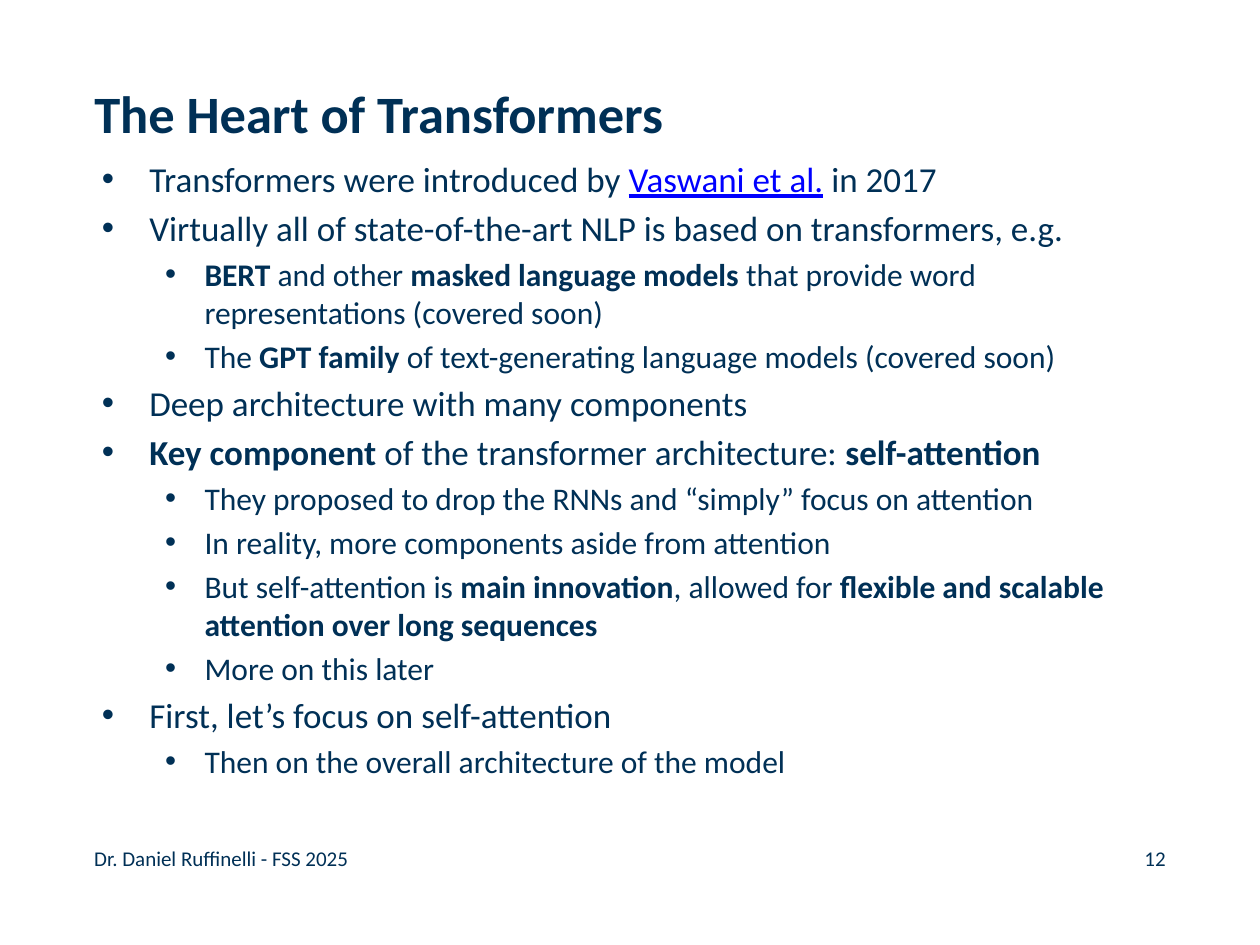
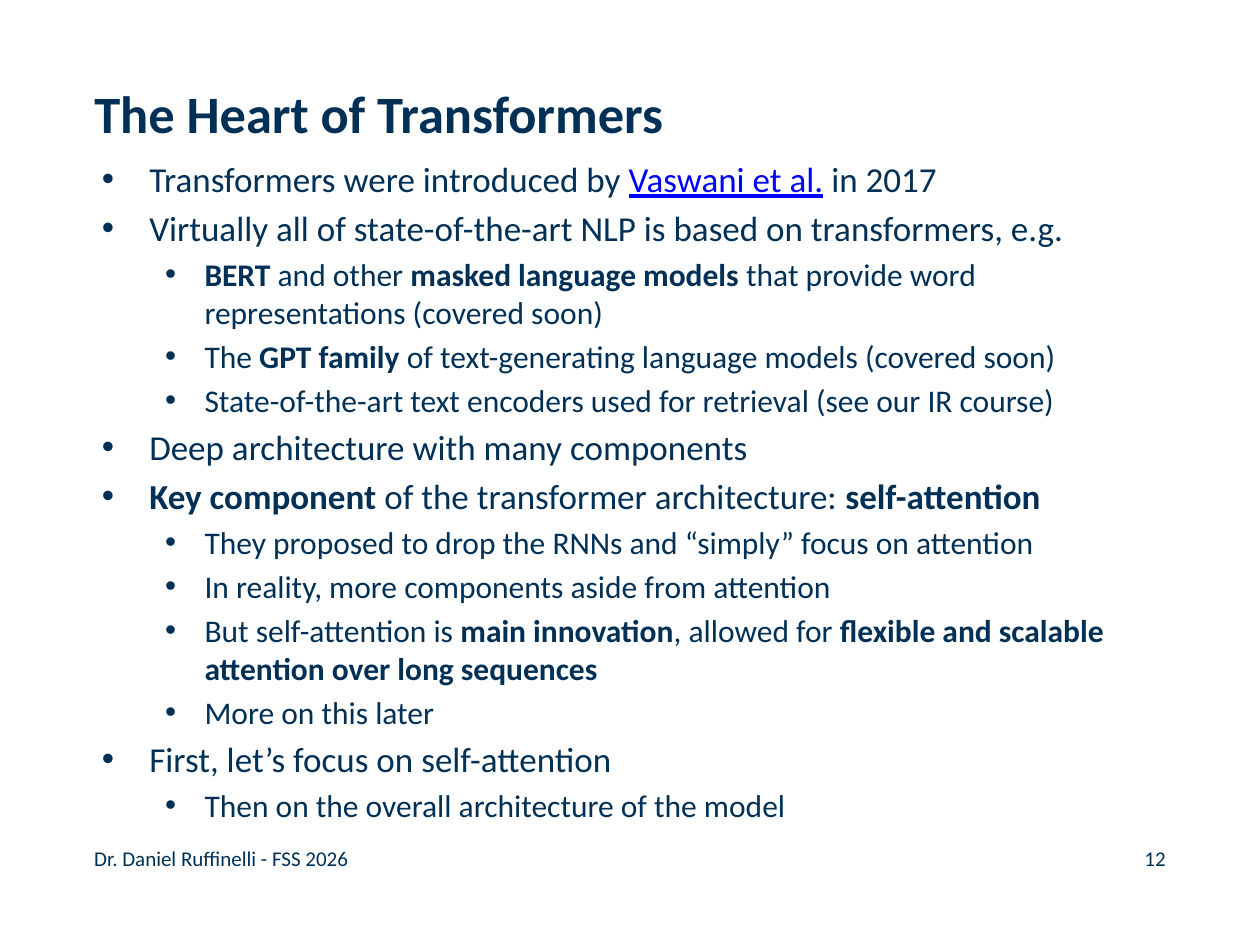
Before and after one commit to rufex2001/teaching_llms, a slide deck: slide 12 of lectures/04_transformers/04_transformers.pptx. Drawn at 1260x945 pixels with LibreOffice and Linux fonts; fonts in the diff are those of the drawing; background and template pictures are left out. Boxes give left, top, right and bottom in pixels: in the first picture for what was removed or moved away, otherwise in the second. Text is boxed around its words. In the diff, an @@ line names an element or a change of style, - is before the commit and + after.

```diff
--- a/lectures/04_transformers/04_transformers.pptx
+++ b/lectures/04_transformers/04_transformers.pptx
@@ text at (x1=205, y1=389, x2=1054, y2=416): paragraph added @@
+  • State-of-the-art text encoders used for retrieval (see our IR course)
@@ text at (x1=94, y1=851, x2=347, y2=866): text changed @@
-Dr. Daniel Ruffinelli - FSS 2025
+Dr. Daniel Ruffinelli - FSS 2026
```
Also in this commit, not shown: 34 other slides changed, 1 other file.
